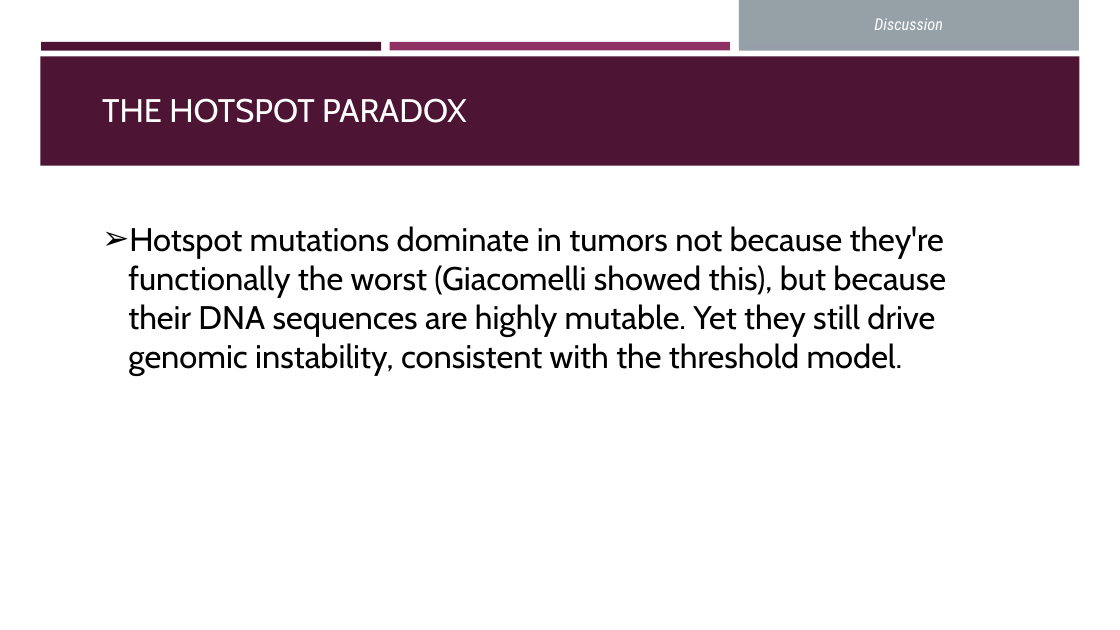
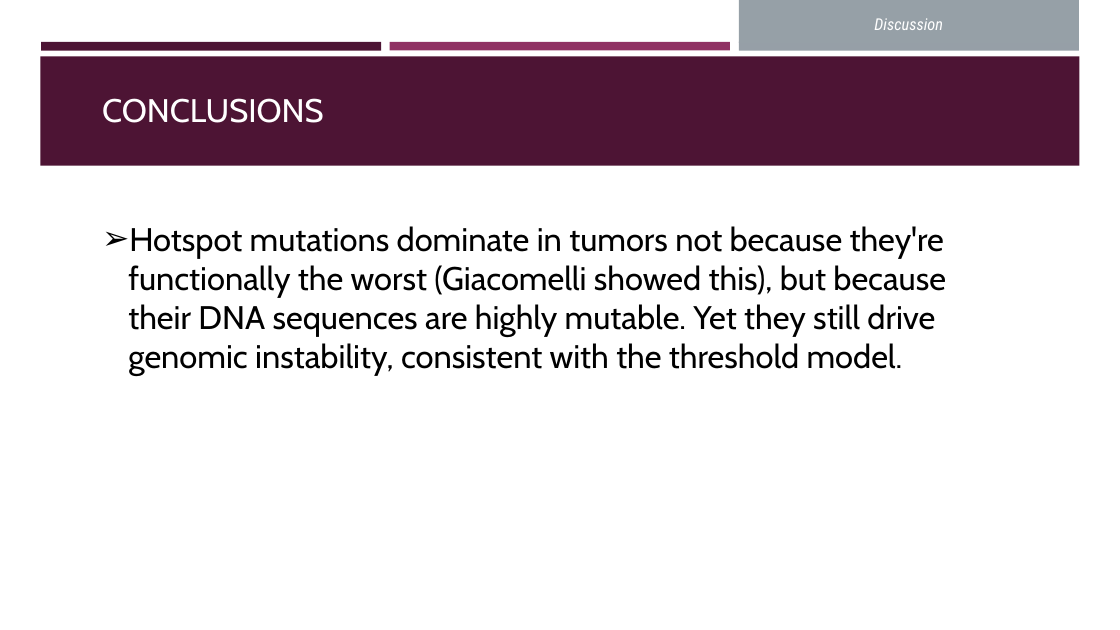
Before and after one commit to OrnitB/cancer_bioinformatics, a slide deck: slide 16 of project/project_background/Final Project Presentation - Ornit Bhonkar 2026.pptx (slide 19 before the commit). Drawn at 1120x630 pixels with LibreOffice and Linux fonts; fonts in the diff are those of the drawing. Boxes give left, top, right and bottom in pixels: in the first picture for what was removed or moved away, otherwise in the second. Text is boxed around its words. In the diff, an @@ line names an element or a change of style, - is before the commit and + after.

```diff
--- a/project/project_background/Final Project Presentation - Ornit Bhonkar 2026.pptx
+++ b/project/project_background/Final Project Presentation - Ornit Bhonkar 2026.pptx
@@ text at [102, 98, 324, 123]: text changed @@
-THE HOTSPOT PARADOX
+CONCLUSIONS
```
Also in this commit, not shown: 8 other slides changed, 4 slides removed, 5 other files.
